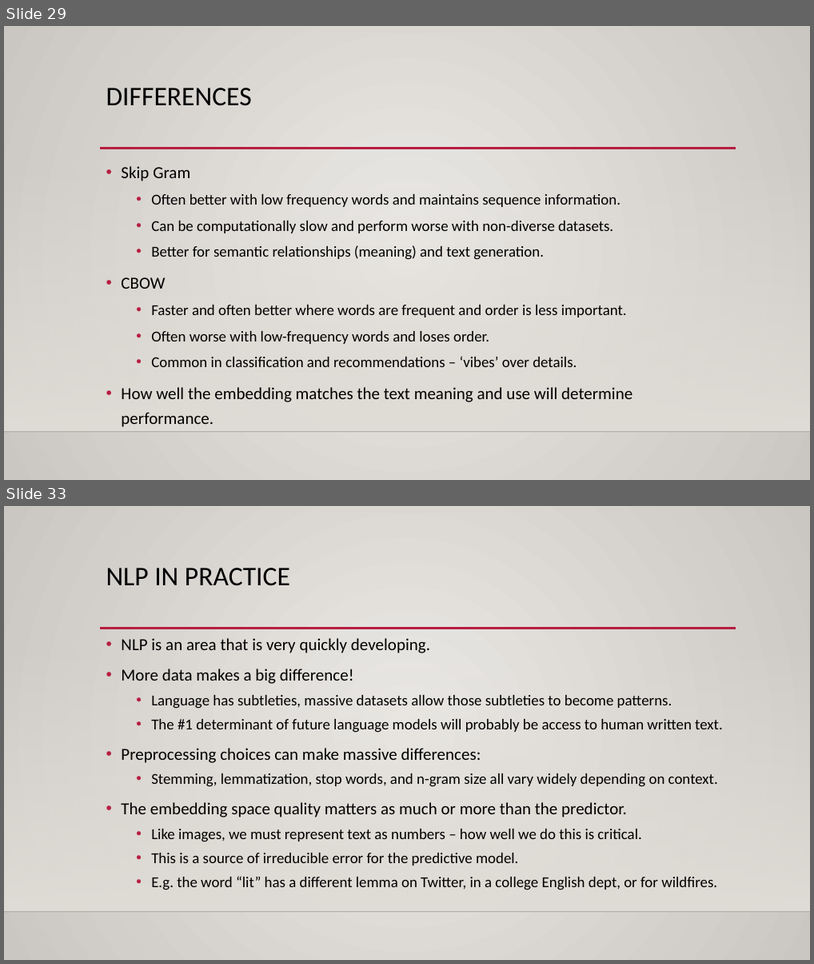
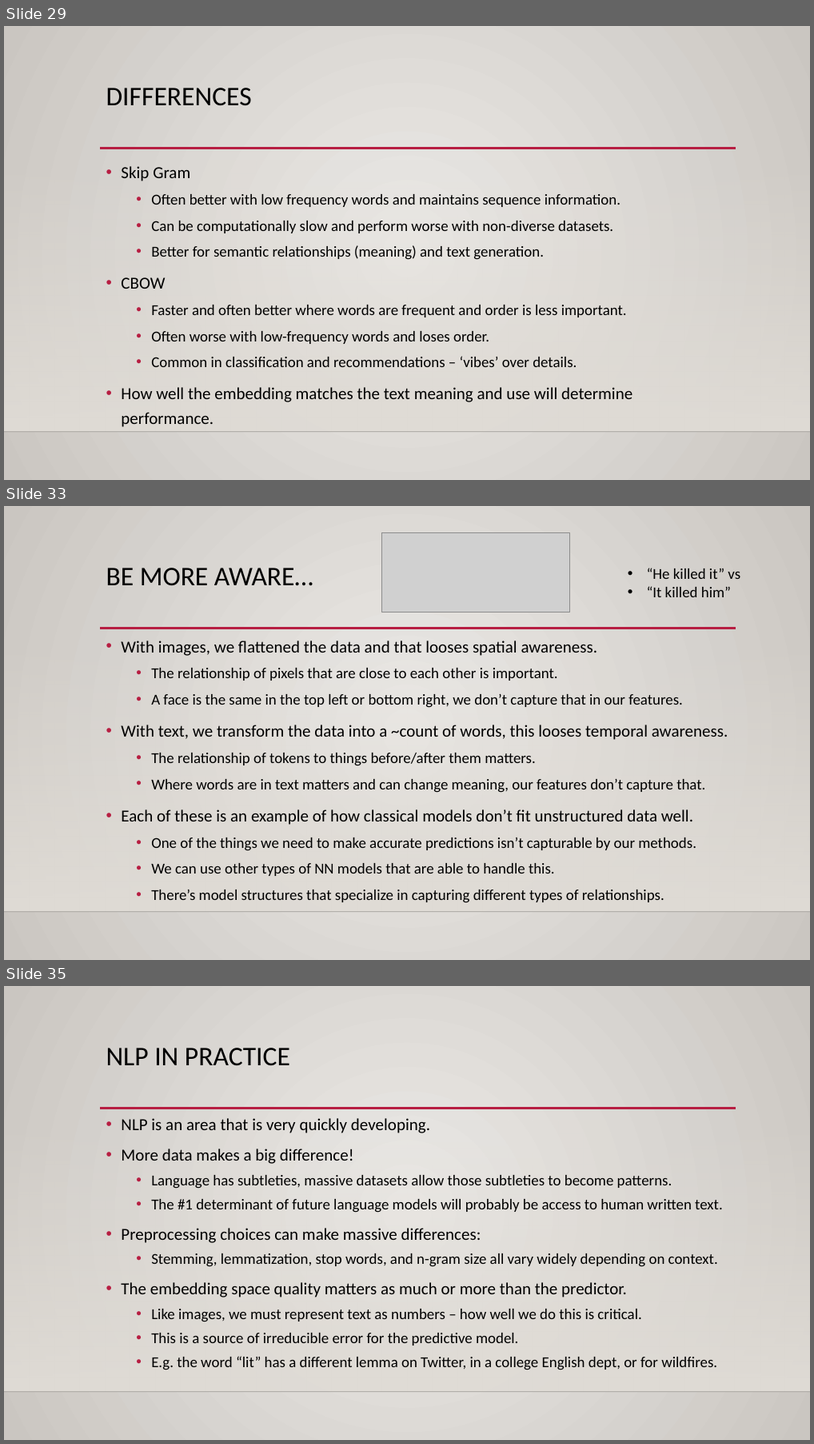
Before and after one commit to AkeemSemperDataScience/Intro_to_Machine_Learning_Students, a slide deck: reference_content/Slides/NLP_2.pptx. Shown one above the other, each under a label of ours: slides 29 and 33 before the commit, slides 29, 33 and 35 after it; the slides between them are not shown. The pictures are 814x964 and 814x1444 pixels, drawn with LibreOffice and Linux fonts; fonts in the diff are those of the drawing; grey boxes stand for pictures; background and template pictures are left out. Boxes give left, top, right and bottom in pixels: in the first picture for what was removed or moved away, otherwise in the second. Text is boxed around its words. In the diff, an @@ line names an element or a change of style, - is before the commit and + after.

```diff
--- a/reference_content/Slides/NLP_2.pptx
+++ b/reference_content/Slides/NLP_2.pptx
@@ slide 33 added at (x1=4, y1=506, x2=810, y2=960), background gradient #ECEAE7 to #CAC7C1; not listed: 3 template elements that a slide beside it also shows @@
@@ picture added at (x1=382, y1=532, x2=570, y2=612) @@
@@ title added at (x1=106, y1=568, x2=314, y2=586), 32 pt, text #000000 @@
+BE MORE AWARE…
@@ text added at (x1=647, y1=568, x2=741, y2=597), 18 pt, text #000000 @@
+• “He killed it” vs
+• “It killed him”
@@ text added at (x1=121, y1=640, x2=729, y2=903), 18 pt, text #000000 @@
+• With images, we flattened the data and that looses spatial awareness.
+  • The relationship of pixels that are close to each other is important.
+  • A face is the same in the top left or bottom right, we don’t capture that in our features.
+• With text, we transform the data into a ~count of words, this looses temporal awareness.
+  • The relationship of tokens to things before/after them matters.
+  • Where words are in text matters and can change meaning, our features don’t capture that.
+• Each of these is an example of how classical models don’t fit unstructured data well.
+  • One of the things we need to make accurate predictions isn’t capturable by our methods.
+  • We can use other types of NN models that are able to handle this.
+  • There’s model structures that specialize in capturing different types of relationships.
@@ what was slide 33 is now slide 35 @@
```
Also in this commit, not shown: 5 slides changed, 4 other slides added, 3 slides removed, 12 other files.
